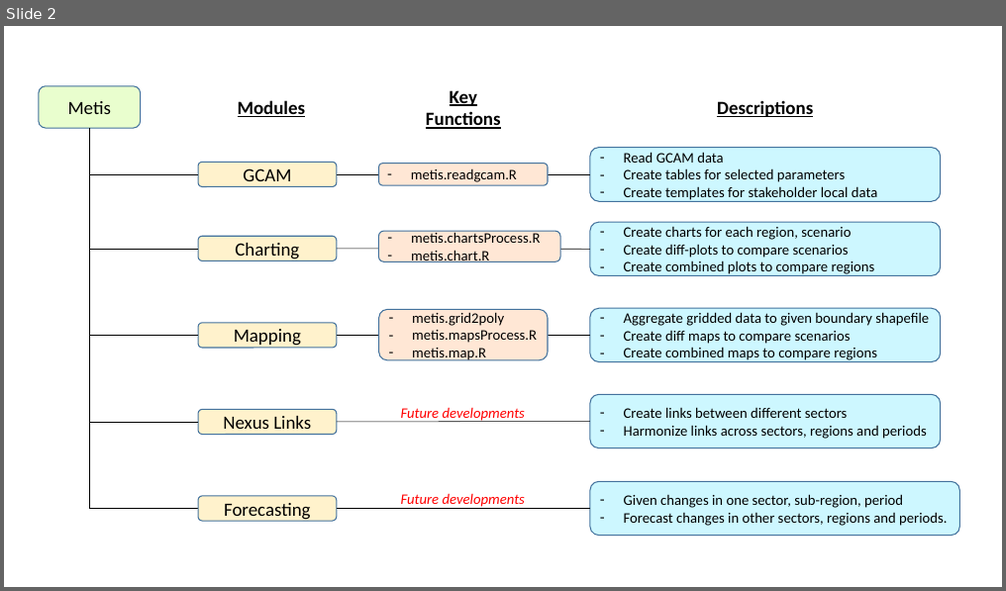
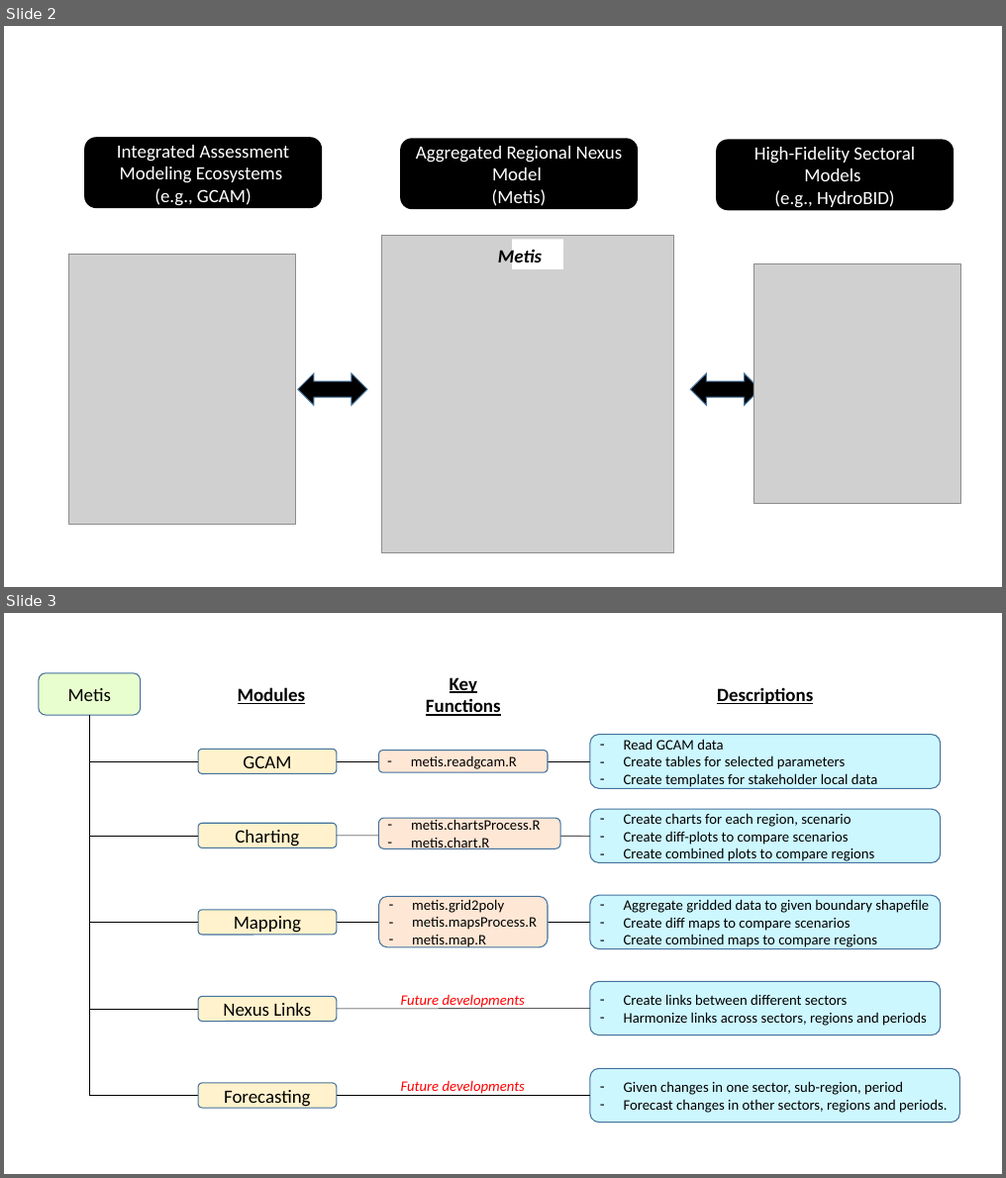
Before and after one commit to JGCRI/metis, a slide deck: READMEfigs/READMEfigs.pptx. Shown one above the other, each under a label of ours: slide 2 before the commit, slides 2 and 3 after it. The pictures are 1006x591 and 1006x1178 pixels, drawn with LibreOffice and Linux fonts; fonts in the diff are those of the drawing; grey boxes stand for pictures. Boxes give left, top, right and bottom in pixels: in the first picture for what was removed or moved away, otherwise in the second. Text is boxed around its words. In the diff, an @@ line names an element or a change of style, - is before the commit and + after.

Commit message:
Updated Metis Readme with all charting and mapping files

```diff
--- a/READMEfigs/READMEfigs.pptx
+++ b/READMEfigs/READMEfigs.pptx
@@ slide 2 added at box(4, 26, 1002, 587), background #FFFFFF @@
@@ rounded rectangle added at box(84, 137, 322, 208), fill #000000, 18 pt, text #FFFFFF @@
+Integrated Assessment Modeling Ecosystems
+(e.g., GCAM)
@@ rounded rectangle added at box(400, 138, 638, 209), fill #000000, 18 pt, text #FFFFFF @@
+Aggregated Regional Nexus Model
+(Metis)
@@ rounded rectangle added at box(716, 139, 953, 210), fill #000000, 18 pt, text #FFFFFF @@
+High-Fidelity Sectoral Models
+(e.g., HydroBID)
@@ picture added at box(69, 255, 296, 525) @@
@@ picture added at box(381, 235, 674, 553) @@
@@ text added at box(498, 247, 542, 268), 18 pt, text #000000, bold, italic @@
+Metis
@@ rectangle added at box(512, 240, 564, 270), fill #FFFFFF @@
@@ picture added at box(753, 265, 960, 504) @@
@@ left right arrow added at box(298, 374, 368, 405), fill #000000, outline #43739E 1 pt @@
@@ left right arrow added at box(690, 374, 760, 405), fill #000000, outline #43739E 1 pt @@
@@ what was slide 2 is now slide 3 @@
```
Also in this commit, not shown: 3 slides changed, 9 other slides added, 2 slides removed, 35 other files.
